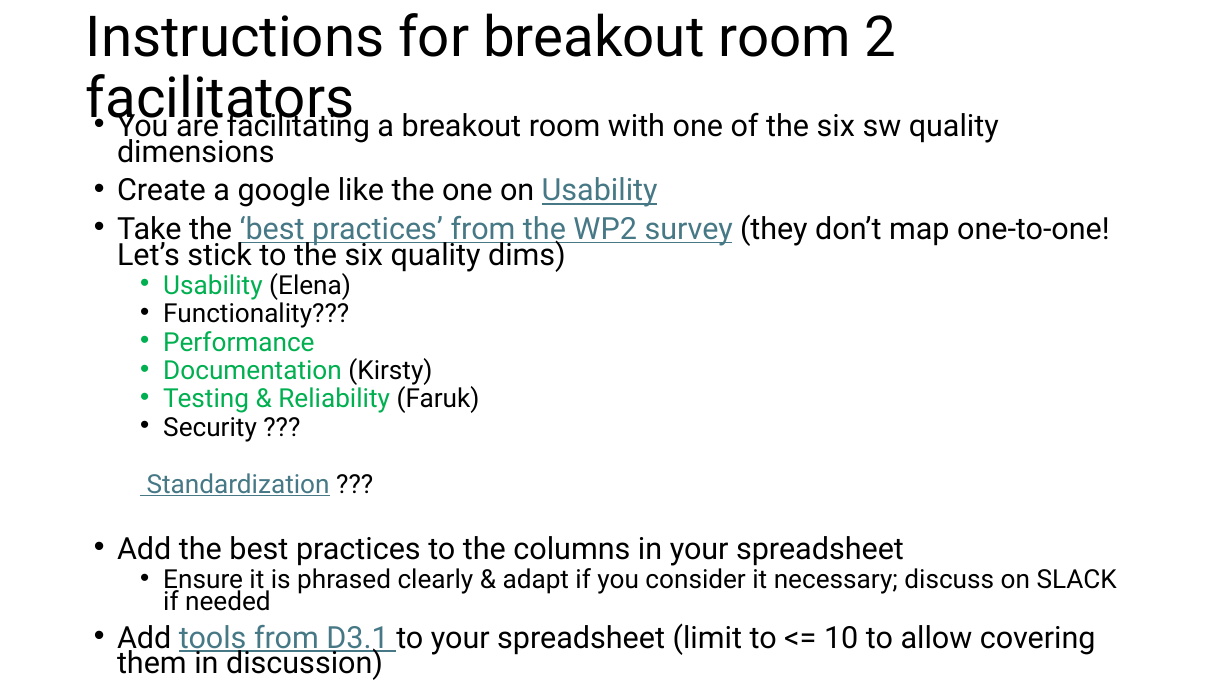
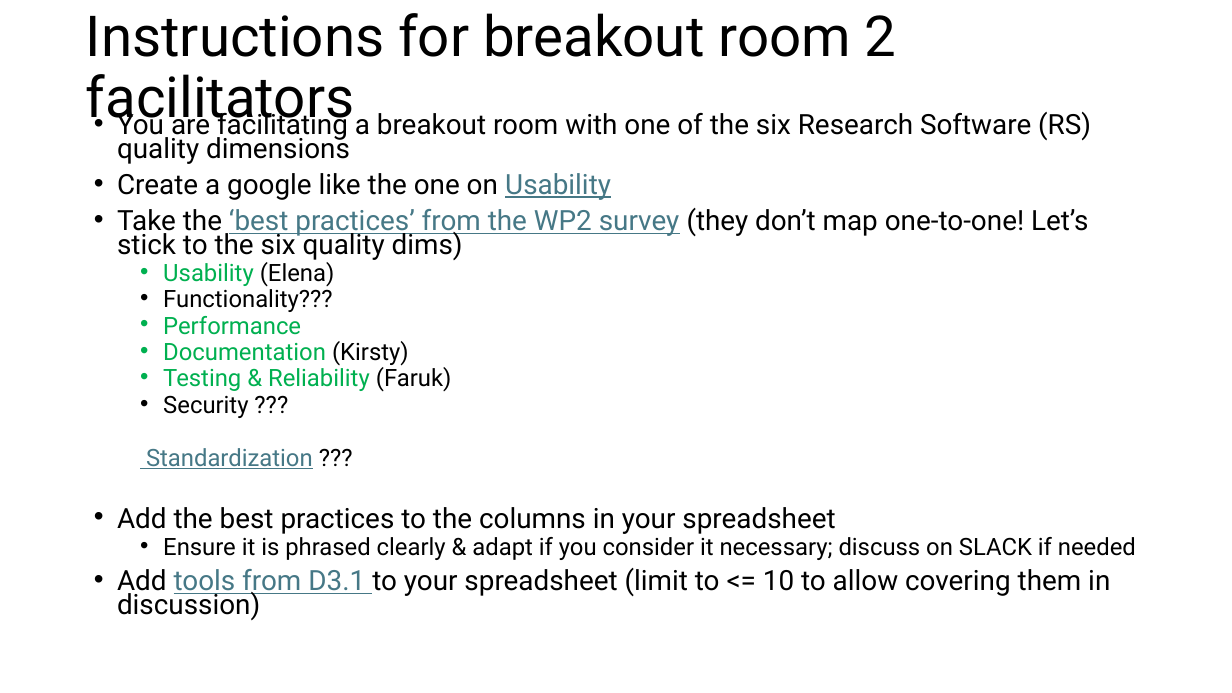
Before and after one commit to EVERSE-ResearchSoftware/MS8, a slide deck: slide 2 of Workshop/Preparation/BreakoutRoom2Instructions.pptx. Drawn at 1232x693 pixels with LibreOffice and Linux fonts; fonts in the diff are those of the drawing. Boxes give left, top, right and bottom in pixels: in the first picture for what was removed or moved away, otherwise in the second. Text is boxed around its words. In the diff, an @@ line names an element or a change of style, - is before the commit and + after.

Commit message:
Add files via upload
Changed from 'software' to 'research software'

```diff
--- a/Workshop/Preparation/BreakoutRoom2Instructions.pptx
+++ b/Workshop/Preparation/BreakoutRoom2Instructions.pptx
@@ text at box(117, 109, 1091, 164): text changed; size 23.8 to 21.7 pt @@
-• You are facilitating a breakout room with one of the six sw quality dimensions
+• You are facilitating a breakout room with one of the six Research Software (RS) quality dimensions
@@ text at box(117, 173, 1136, 620): size 23.8 to 21.7 pt in "Create a google like the one on ...", "Take the ‘best practices’ from the WP2 ...", "Add the best practices to the columns ...", "Add tools from D3.1 to your spreadsheet ..."; size 20.4 to 18.6 pt in "Usability (Elena)", "Functionality???", "Performance", "Documentation (Kirsty)" and 4 more places @@
```
